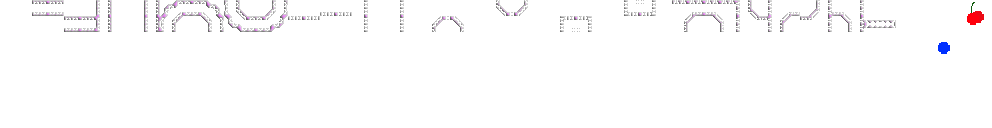
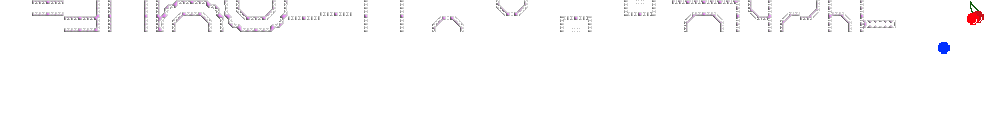
Comparing the layer stacks of the two 992x128 images. Changes:
painted on "Layer 27 copy 3" over [970, 1, 984, 24]
